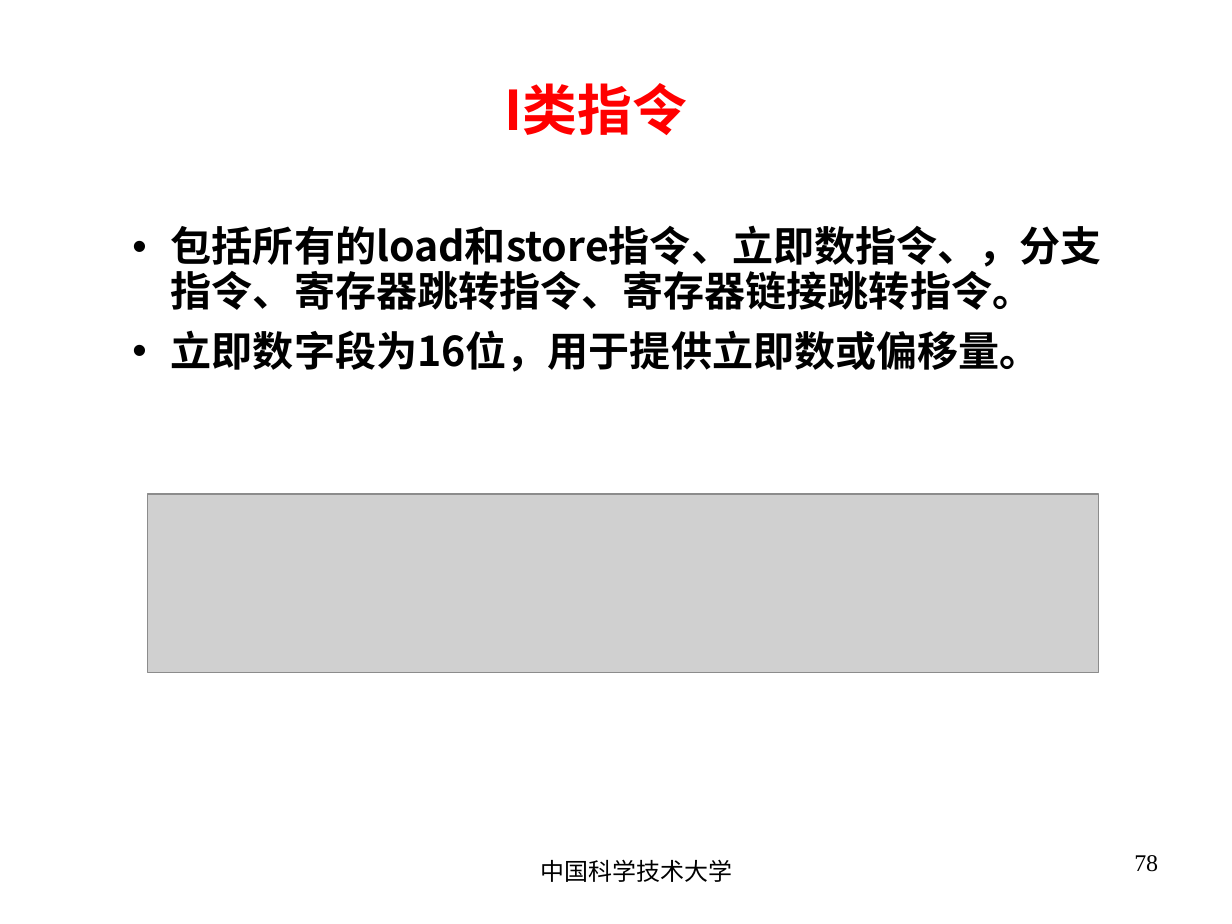
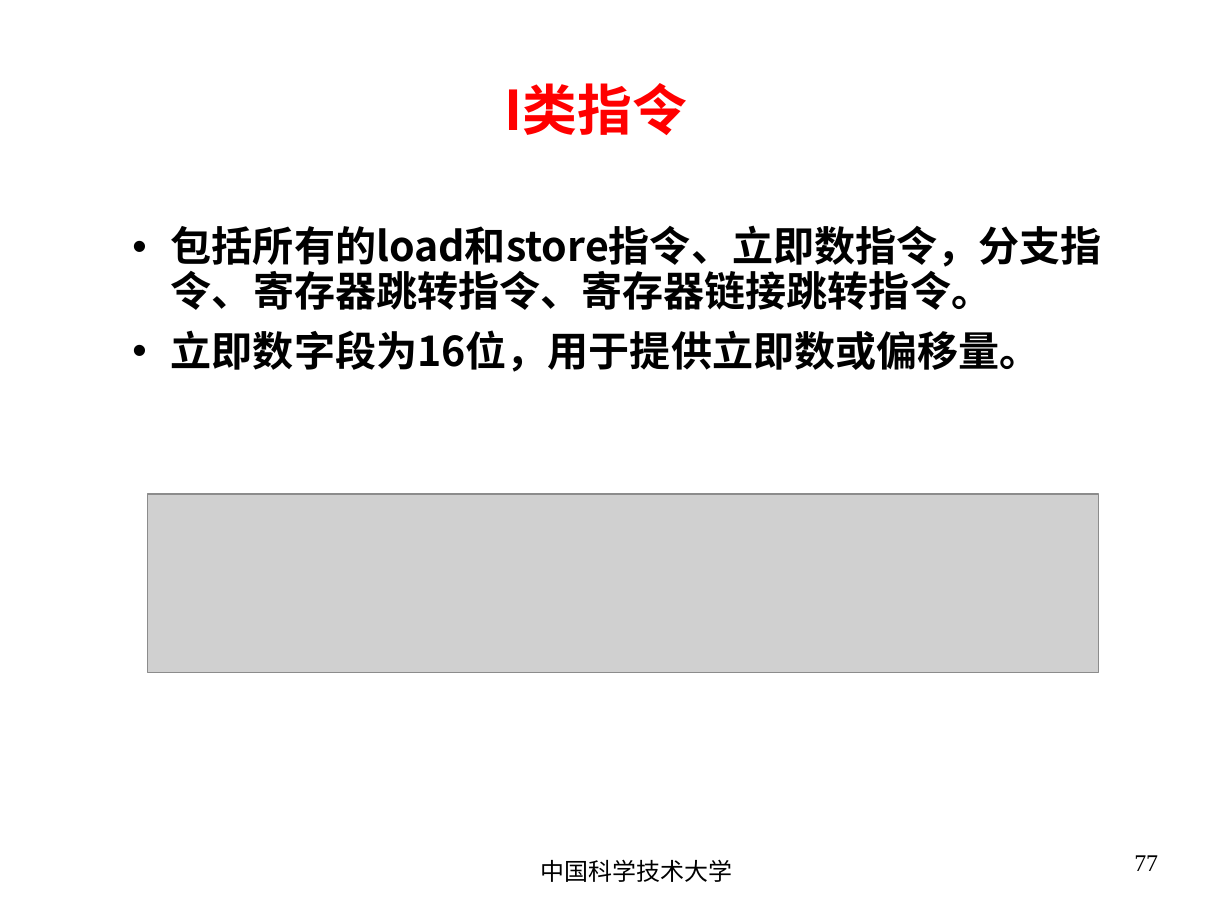
Before and after one commit to blindFS/ca2015, a slide deck: slide 77 of handouts/chapter02.ppt (slide 78 before the commit). Drawn at 1232x924 pixels with LibreOffice and Linux fonts; fonts in the diff are those of the drawing; grey boxes stand for pictures. Boxes give left, top, right and bottom in pixels: in the first picture for what was removed or moved away, otherwise in the second. Text is boxed around its words. In the diff, an @@ line names an element or a change of style, - is before the commit and + after.

```diff
--- a/handouts/chapter02.ppt
+++ b/handouts/chapter02.ppt
@@ text at [171,225,1102,310]: text changed @@
-• 包括所有的load和store指令、立即数指令、，分支指令、寄存器跳转指令、寄存器链接跳转指令。
+• 包括所有的load和store指令、立即数指令，分支指令、寄存器跳转指令、寄存器链接跳转指令。
@@ page number at [1134,855,1158,871]: text changed @@
-78
+77
```
Also in this commit, not shown: 28 other slides changed, 5 slides added, 3 slides removed.
